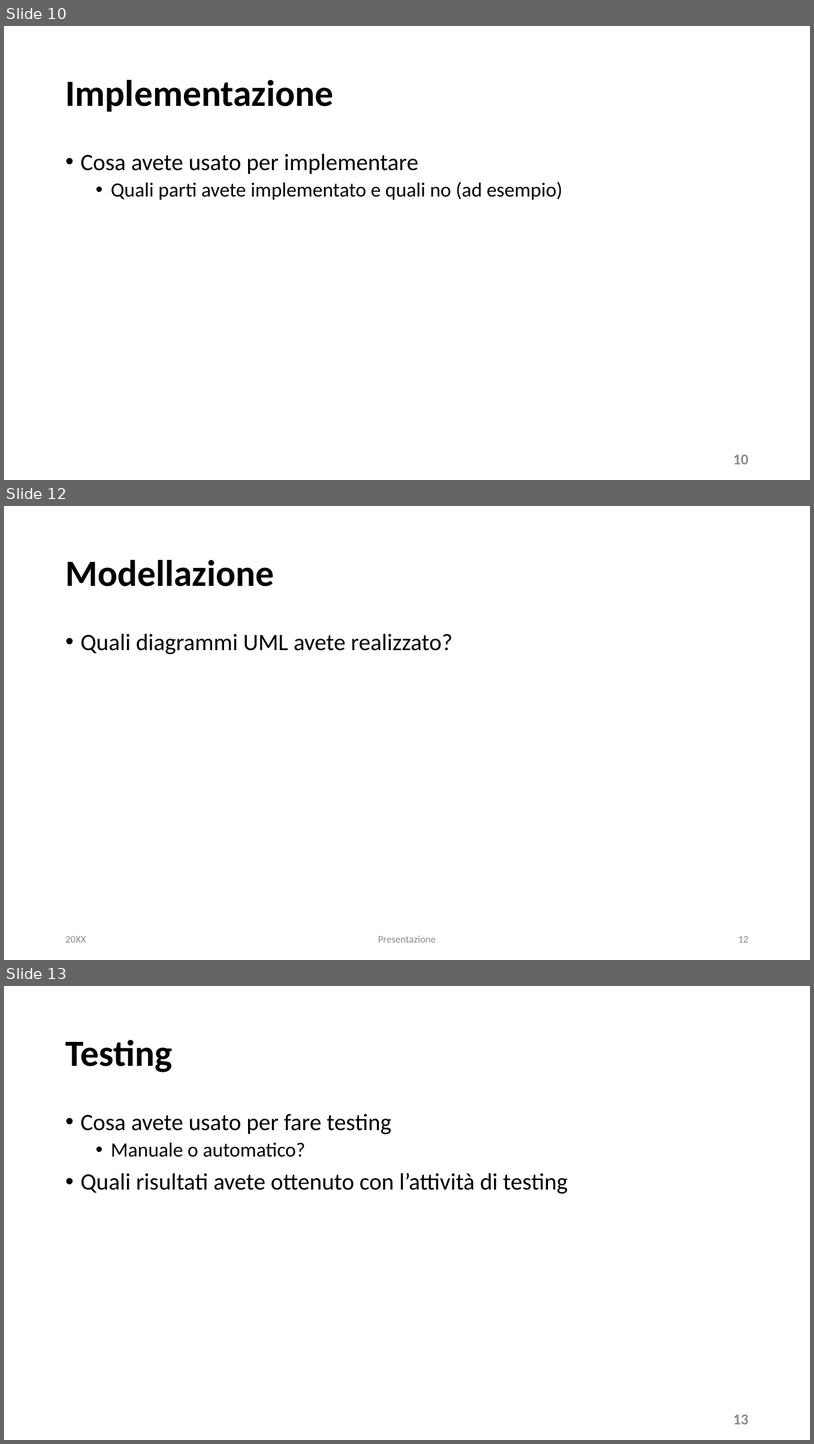
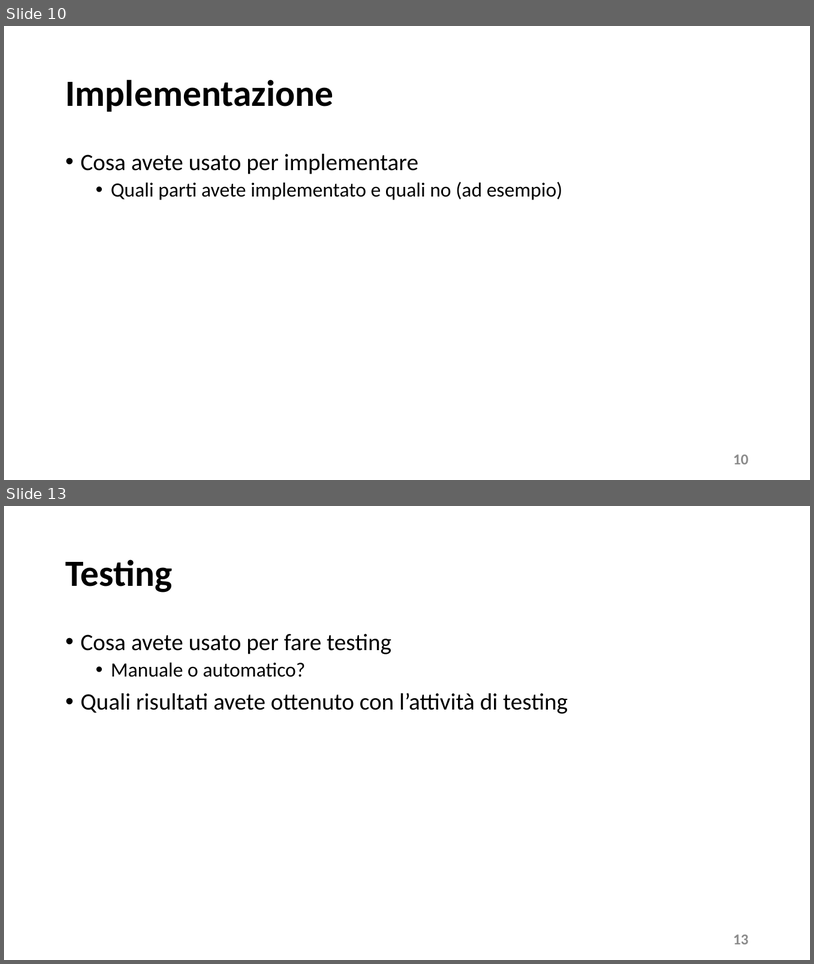
Before and after one commit to mangilimatteo/Progetto_Ingegneria_Software_Cattaneo_Mangili_Saini, a slide deck: Presentazione_Progetto.pptx. Shown one above the other, each under a label of ours: slides 10, 12 and 13 before the commit, slides 10 and 13 after it; the slides between them are not shown. The pictures are 814x1444 and 814x964 pixels, drawn with LibreOffice and Linux fonts; fonts in the diff are those of the drawing. Boxes give left, top, right and bottom in pixels: in the first picture for what was removed or moved away, otherwise in the second. Text is boxed around its words. In the diff, an @@ line names an element or a change of style, - is before the commit and + after.

```diff
--- a/Presentazione_Progetto.pptx
+++ b/Presentazione_Progetto.pptx
@@ slide 12 removed at <box>4,506,810,960</box>, background #FFFFFF @@
@@ title removed at <box>65,559,274,586</box> @@
-Modellazione
@@ text removed at <box>81,633,453,654</box> @@
-• Quali diagrammi UML avete realizzato?
@@ text removed at <box>65,936,86,942</box> @@
-20XX
@@ text removed at <box>378,935,436,942</box> @@
-Presentazione
@@ page number removed at <box>738,936,749,942</box> @@
-12
```
Also in this commit, not shown: 3 slides changed, 2 slides added, 1 other slide removed.
